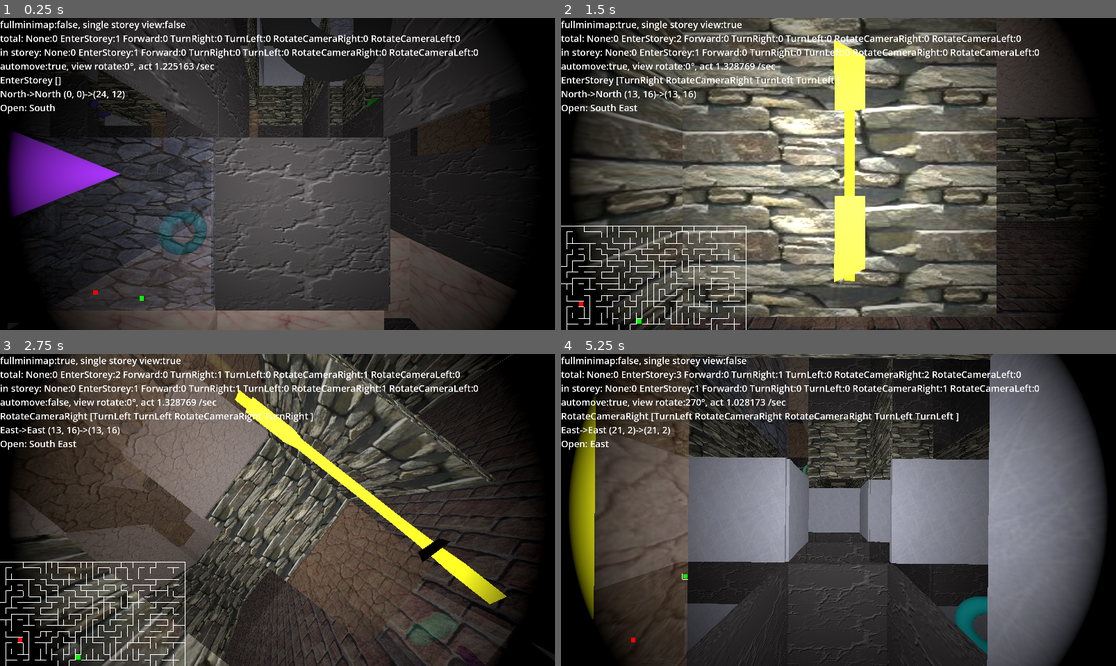
Above: before the commit, frames 1-4 (two rows, left to right).
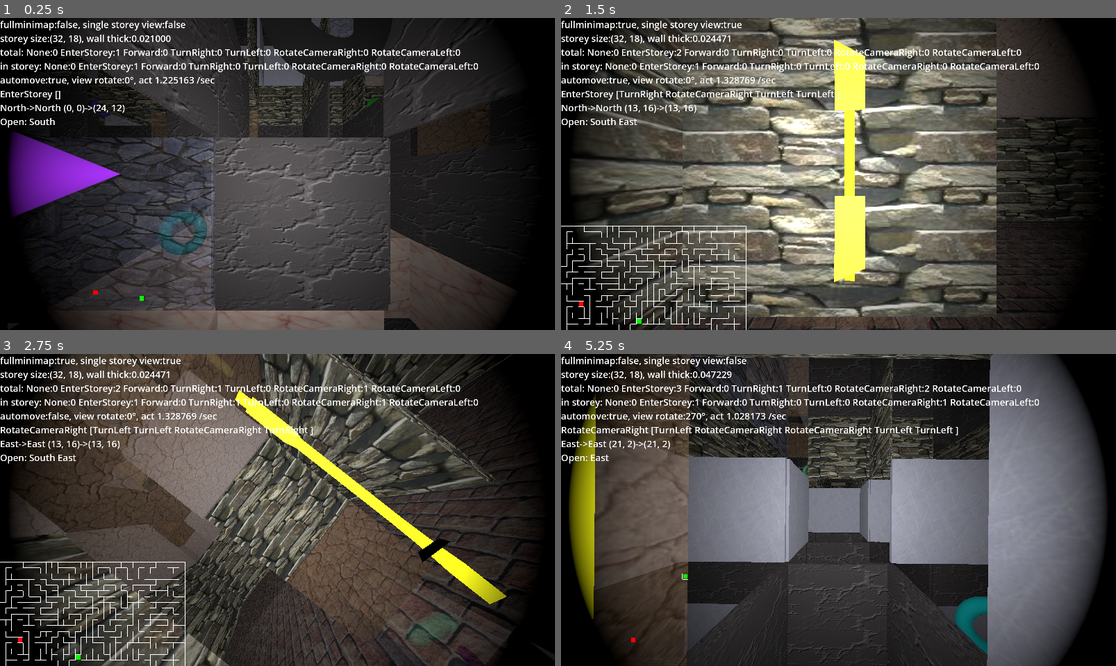
Above: after the commit, the same moments.

Repository: kasworld/gd4maze3d
Game: Godot game, scene res://main.tscn
The game is run twice, just before and just after one commit, with the same random seed, the same clock (stepped at 60 frames per second) and the same inputs.
Inputs (mouse positions are in pixels of both pictures, inside the frame that each line leads up to):
- Up to frame 1 (0.25 s): no input
- Up to frame 2 (1.5 s): tap Enter at 0.5 s; move the mouse to (960, 158) at 0.52 s; hold Right 0.53-1.28 s; tap 1 at 0.6 s; click (960, 158) at 0.67 s; tap Space at 0.77 s; move the mouse to (727, 189) at 1.27 s; hold Down from 1.28 s (still down); tap 2 at 1.35 s
- Up to frame 3 (2.75 s): tap Space at 1.52 s; move the mouse to (333, 441) at 2.02 s; release Down at 2.03 s; hold Right from 2.03 s (still down); tap 3 at 2.1 s
- Up to frame 4 (5.25 s): move the mouse to (810, 572) at 2.77 s; release Right at 2.78 s; hold Up 2.78-3.53 s; tap Enter at 2.85 s; click (810, 572) at 2.92 s; tap Space at 3.02, 3.77, 4.52 s; move the mouse to (1005, 556) at 3.52 s; hold Left 3.53-5.03 s; tap 1 at 3.6 s; move the mouse to (672, 463) at 4.27 s; tap 2 at 4.35 s; move the mouse to (866, 510) at 5.02 s; hold Down from 5.03 s (still down); tap 3 at 5.1 s; click (866, 510) at 5.17 s

The runs differ from the first frame. In frame 1, 4.0% of the frame differs, in the area x 0-87%, y 5-36%; in frame 2, 4.5%; in frame 3, 4.6%; in frame 4, 4.9%.

Commit message:
add storey info str

Diff:
--- a/main.gd
+++ b/main.gd
@@ -144,8 +144,9 @@
 		pass
 
 func update_info(pl :Character)->void:
-	$Label.text = "fullminimap:%s, single storey view:%s\n%s" % [
+	$Label.text = "fullminimap:%s, single storey view:%s\nstorey %s\n%s" % [
 		full_minimap, view_floor_ceiling,
+		storey_list[StoreyPlay].info_str(),
 		pl.info_str()]
 
 func animate_act(pl :Character, dur :float)->void:
--- a/storey.gd
+++ b/storey.gd
@@ -69,7 +69,7 @@
 		return true
 	return false
 func add_capsule_at(p :Vector2i, co:Color)->MeshInstance3D:
-	var n = new_capsule(0.3,0.05,get_color_mat(co))
+	var n = new_capsule(storey_h*0.3,storey_h*0.05,get_color_mat(co))
 	n.position=Vector3(0.5+ p.x, storey_h/4.0, 0.5+  p.y)
 	add_child(n)
 	return n
@@ -85,14 +85,16 @@
 		return true
 	return false
 func add_donut_at(p :Vector2i, co:Color)->MeshInstance3D:
-	var n = new_torus(0.1, 0.2, get_color_mat(co))
+	var n = new_torus(storey_h*0.1,storey_h* 0.2, get_color_mat(co))
 	n.position=Vector3(0.5+ p.x, storey_h/4.0, 0.5+  p.y)
 	add_child(n)
 	return n
 
-
 var storey_h = 1.0
 var wall_thick :float
+
+func info_str()->String:
+	return "size:%s, wall thick:%f" % [maze_size, wall_thick ]
 
 var main_wall_tex :CompressedTexture2D
 var sub_wall_tex :CompressedTexture2D
@@ -182,7 +184,7 @@
 			mat.transparency = BaseMaterial3D.Transparency.TRANSPARENCY_ALPHA
 		_:
 			mat.albedo_texture = main_wall_tex
-	var w = new_box(Vector3(0.99,0.99,wall_thick), mat)
+	var w = new_box(Vector3(storey_h*0.99,storey_h*0.99,wall_thick), mat)
 	if face_x:
 		w.rotate_y(PI/2)
 		w.position = Vector3( x  , storey_h/2.0 , y as float +0.5)
